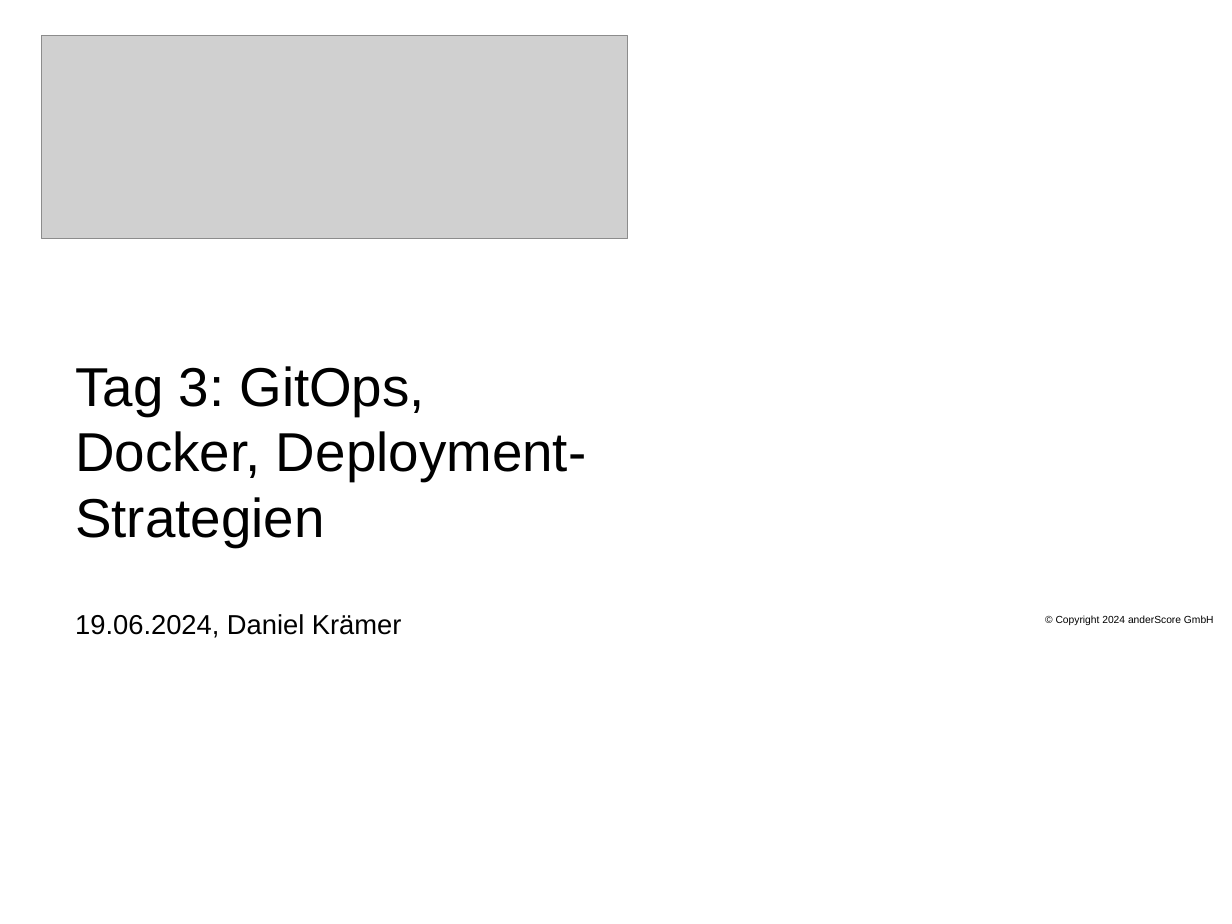
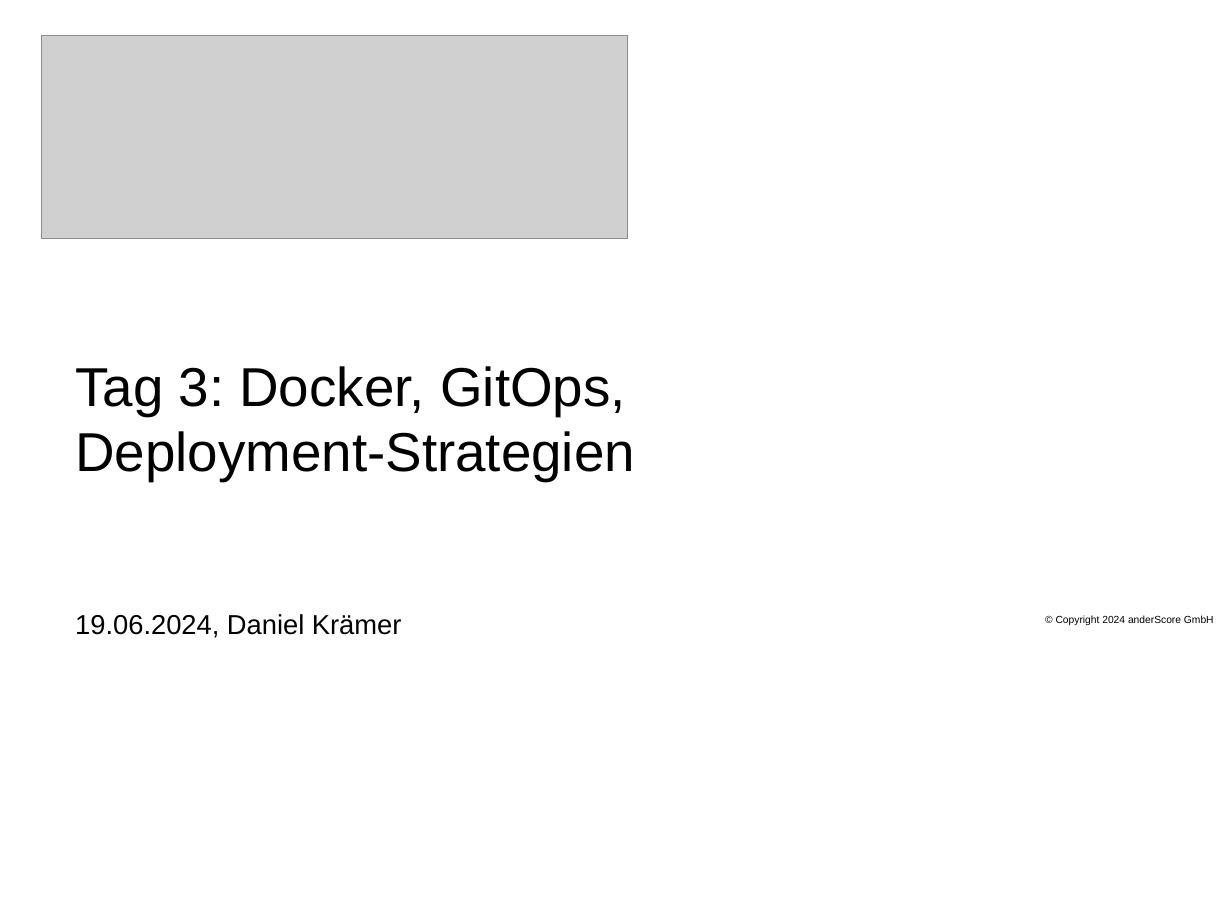
Before and after one commit to anderscore-gmbh/gitlab, a slide deck: slide 1 of slides/Tag-3_5-Deployment-Strategien.pptx. Drawn at 1232x924 pixels with LibreOffice and Linux fonts; fonts in the diff are those of the drawing; grey boxes stand for pictures; background and template pictures are left out. Boxes give left, top, right and bottom in pixels: in the first picture for what was removed or moved away, otherwise in the second. Text is boxed around its words. In the diff, an @@ line names an element or a change of style, - is before the commit and + after.

```diff
--- a/slides/Tag-3_5-Deployment-Strategien.pptx
+++ b/slides/Tag-3_5-Deployment-Strategien.pptx
@@ title at <box>75,366,635,481</box>: text changed @@
-Tag 3: GitOps,
-Docker, Deployment-Strategien
+Tag 3: Docker, GitOps, Deployment-Strategien
```
Also in this commit, not shown: 2 other slides changed, 18 other files.
